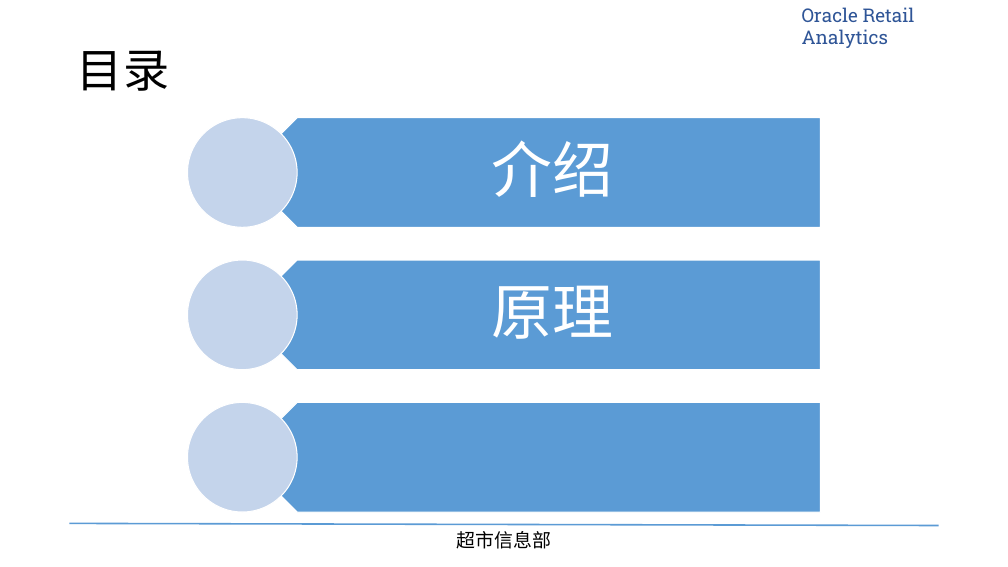
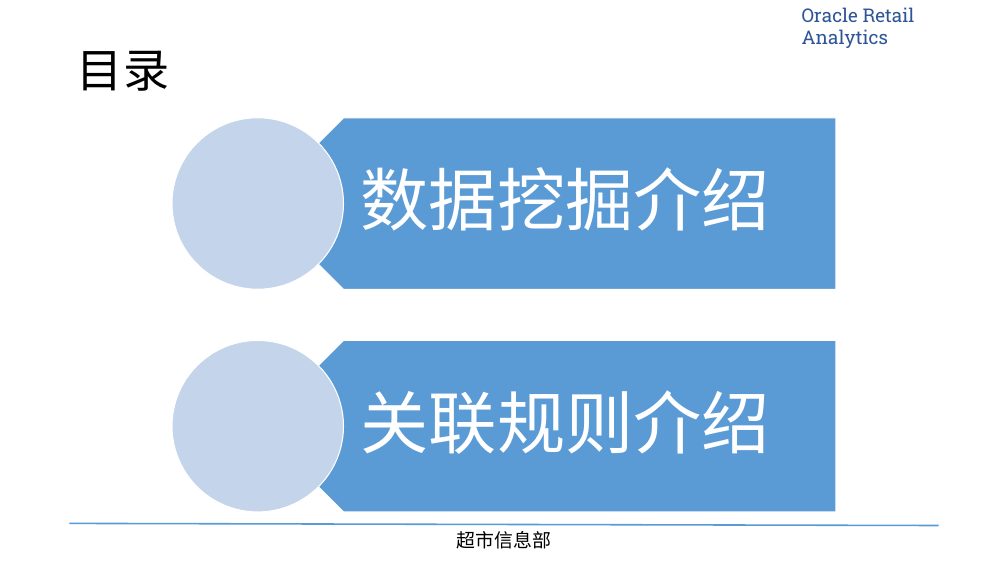
Before and after one commit to tigeryangjin/BBG, a slide deck: slide 2 of Task/2016-01-27-购物篮关联分析/PPT/超市信息部-关联分析培训.pptx. Drawn at 1008x567 pixels with LibreOffice and Linux fonts; fonts in the diff are those of the drawing; background and template pictures are left out. Boxes give left, top, right and bottom in pixels: in the first picture for what was removed or moved away, otherwise in the second. Text is boxed around its words. In the diff, an @@ line names an element or a change of style, - is before the commit and + after.

```diff
--- a/Task/2016-01-27-购物篮关联分析/PPT/超市信息部-关联分析培训.pptx
+++ b/Task/2016-01-27-购物篮关联分析/PPT/超市信息部-关联分析培训.pptx
@@ ellipse: place and size @@
-ellipse at (188, 118, 297, 228)
+ellipse at (172, 118, 344, 290)
@@ pentagon arrow: place and size @@
-pentagon arrow at (243, 118, 821, 228)
+pentagon arrow at (258, 118, 836, 290)
@@ text at (361, 167, 770, 231): text changed; size 58 to 65 pt @@
-介绍
+数据挖掘介绍
@@ ellipse removed at (188, 260, 297, 370) @@
@@ pentagon arrow removed at (243, 260, 821, 370) @@
@@ text removed at (491, 285, 613, 339) @@
-原理
@@ ellipse: place and size @@
-ellipse at (188, 402, 297, 512)
+ellipse at (172, 340, 344, 512)
@@ pentagon arrow: place and size @@
-pentagon arrow at (243, 402, 821, 512)
+pentagon arrow at (258, 340, 836, 512)
@@ text added at (361, 390, 770, 454), 65 pt, text #FFFFFF @@
+关联规则介绍
```
Also in this commit, not shown: 1 other slide changed, 2 slides added, 2 slides removed, 29 other files.
